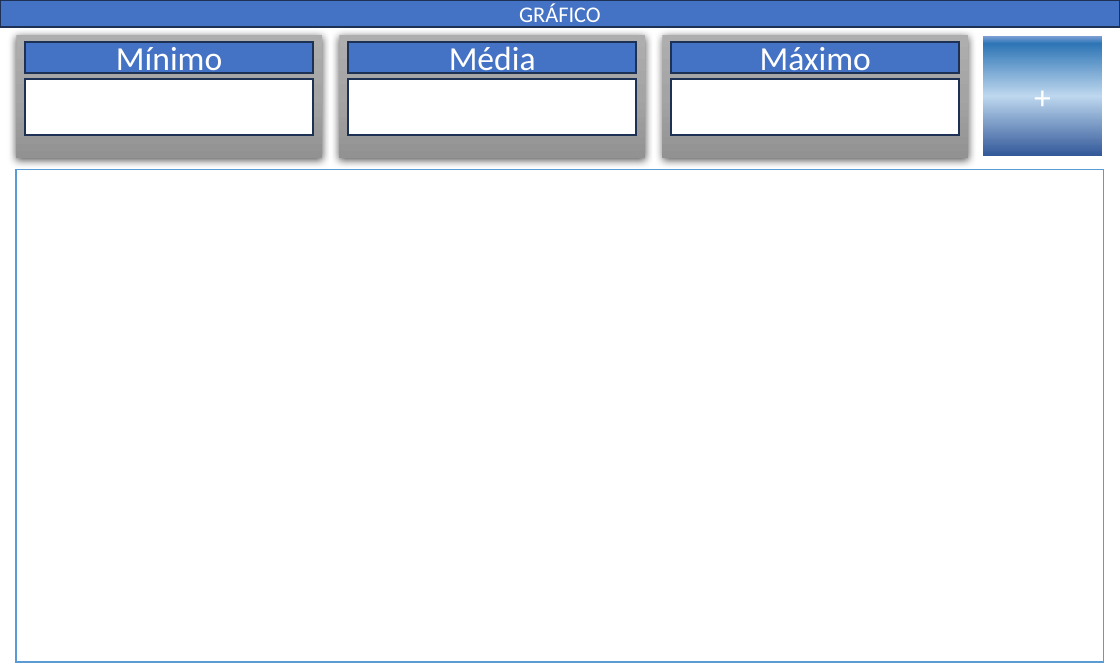
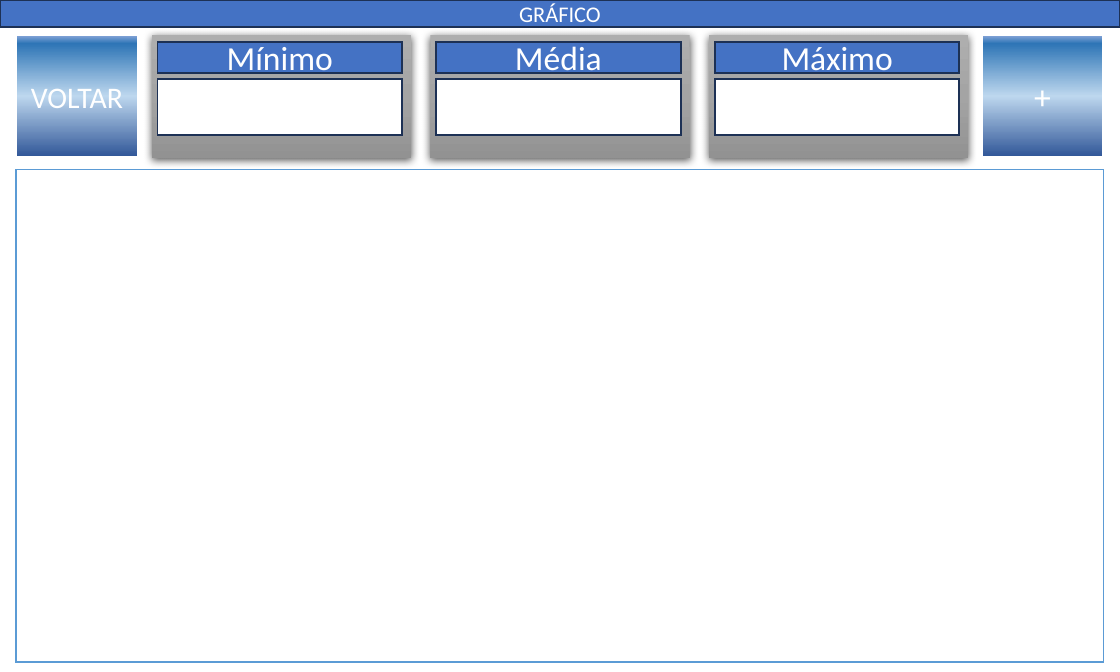
Before and after one commit to Bobsien/CNT143701082023-EletronSystems, a slide deck: slide 9 of Nextion/Telas/Telas.pptx. Drawn at 1120x672 pixels with LibreOffice and Linux fonts; fonts in the diff are those of the drawing. Boxes give left, top, right and bottom in pixels: in the first picture for what was removed or moved away, otherwise in the second. Text is boxed around its words. In the diff, an @@ line names an element or a change of style, - is before the commit and + after.

```diff
--- a/Nextion/Telas/Telas.pptx
+++ b/Nextion/Telas/Telas.pptx
@@ rectangle added at box(16, 35, 138, 159), fill gradient #8FAADC to #2E75B6 to #BDD7EE to #2F5597, outline #FFFFFF 1.5 pt, 16 pt, text #FFFFFF @@
+VOLTAR
@@ rectangle: place and size @@
-rectangle at box(16, 35, 323, 159)
+rectangle at box(152, 35, 411, 159)
@@ rectangle "Mínimo": place and size @@
-rectangle "Mínimo" at box(26, 42, 315, 73)
+rectangle "Mínimo" at box(157, 42, 402, 73)
@@ rectangle: place and size @@
-rectangle at box(340, 35, 647, 159)
+rectangle at box(430, 35, 690, 159)
@@ rectangle "Média": place and size @@
-rectangle "Média" at box(348, 42, 637, 73)
+rectangle "Média" at box(437, 42, 682, 73)
@@ rectangle: place and size @@
-rectangle at box(663, 35, 969, 159)
+rectangle at box(710, 35, 969, 159)
@@ rectangle "Máximo": place and size @@
-rectangle "Máximo" at box(671, 42, 960, 73)
+rectangle "Máximo" at box(715, 42, 960, 73)
@@ rectangle: place and size @@
-rectangle at box(26, 79, 315, 136)
+rectangle at box(157, 79, 402, 136)
@@ rectangle: place and size @@
-rectangle at box(348, 79, 637, 136)
+rectangle at box(437, 79, 682, 136)
@@ rectangle: place and size @@
-rectangle at box(671, 79, 960, 136)
+rectangle at box(715, 79, 960, 136)
```
Also in this commit, not shown: 2 other slides changed, 10 other files.
